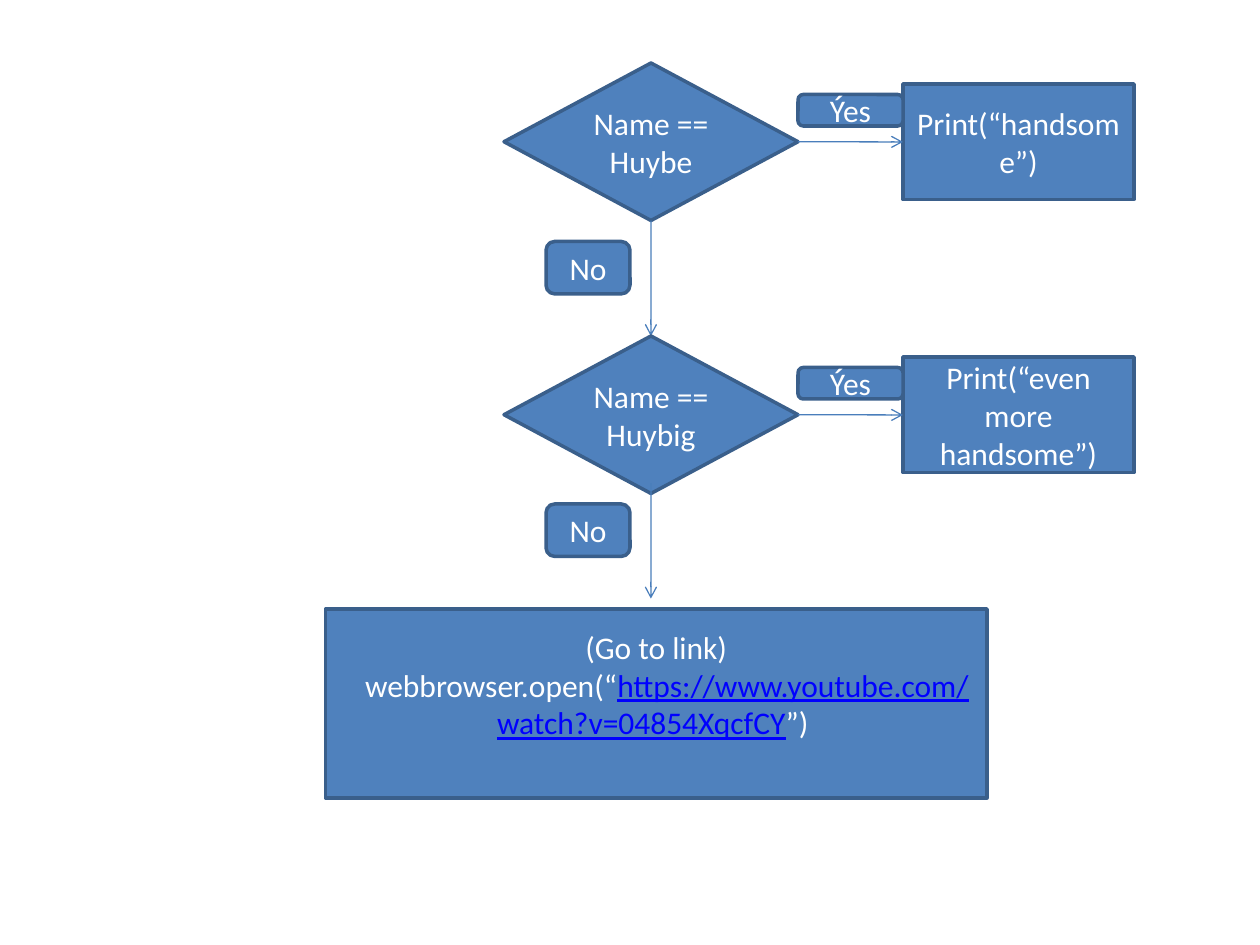
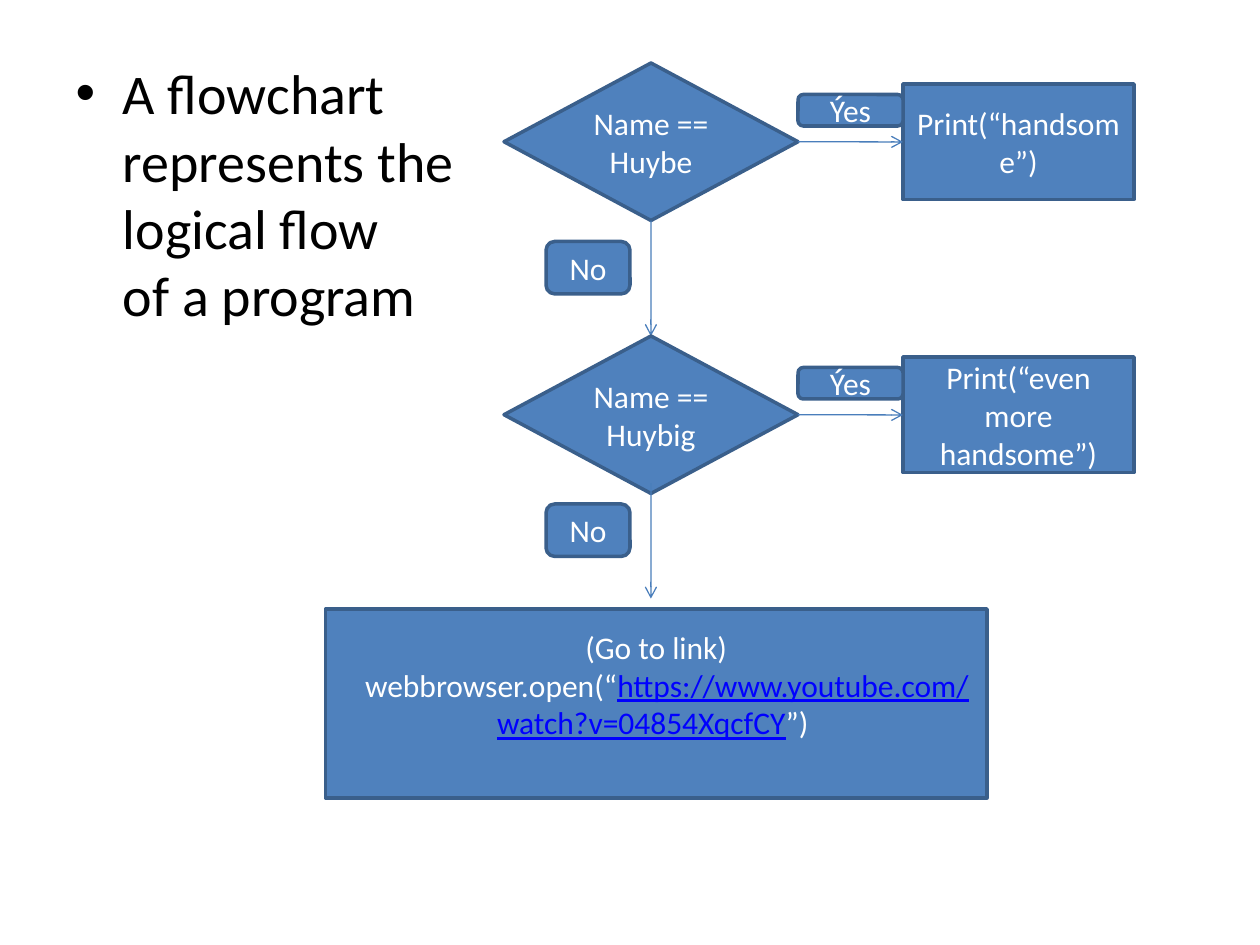
Before and after one commit to andynguyendk/andynguyen_fundamentals_C4E15, a slide deck: slide 2 of Homework2/answer.pptx. Drawn at 1260x945 pixels with LibreOffice and Linux fonts; fonts in the diff are those of the drawing. Boxes give left, top, right and bottom in pixels: in the first picture for what was removed or moved away, otherwise in the second. Text is boxed around its words. In the diff, an @@ line names an element or a change of style, - is before the commit and + after.

```diff
--- a/Homework2/answer.pptx
+++ b/Homework2/answer.pptx
@@ text added at box(123, 75, 454, 326), 32 pt, text #000000 @@
+• A flowchart
+  represents the
+  logical flow
+  of a program
```
Also in this commit, not shown: 1 other slide changed, 1 other file.
